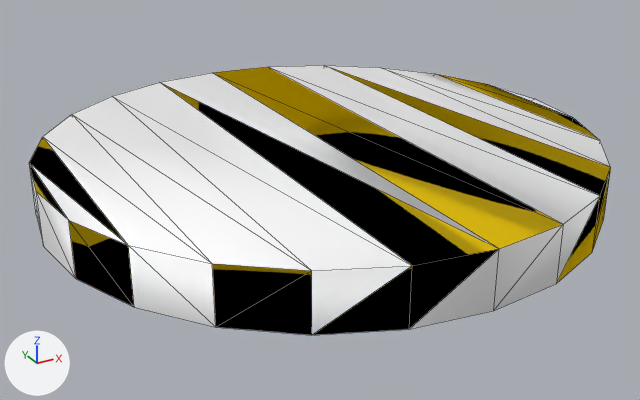
One commit to the OBJ model models/Box/100247/textured_objs/original-96.obj: the scene before it, then after it.
Camera for both pictures: a 50 mm lens placed at (0.4722, -0.2415, -0.4282), pointed at (0.525, -0.1454, -0.4762). Arrows for +X, +Y and +Z are at lower left; the lights stay in place. Mesh edges are drawn as thin lines. Where no turn or scale is listed for an object, it has been applied to the vertices.

The older version as bpy lines, for what is in view:
```python
me_mesh12_mesh12_geometry_mesh12_geometry = bpy.data.meshes.new('mesh12/mesh12-geometry#mesh12-geometry')
me_mesh12_mesh12_geometry_mesh12_geometry.from_pydata(...)  # 48 vertices, 92 faces; spans x 0.4888..0.563, y -0.1808..-0.1066, z -0.4753..-0.4682
# faces by material slot: [39, 53]
me_mesh12_mesh12_geometry_mesh12_geometry.materials.append(mat_material_0_0)  # yellow #ffe000
me_mesh12_mesh12_geometry_mesh12_geometry.materials.append(mat_material_1_0)  # white #ffffff
ob_mesh12_mesh12_geometry_mesh12_geometry = bpy.data.objects.new('mesh12/mesh12-geometry#mesh12-geometry', me_mesh12_mesh12_geometry_mesh12_geometry)
ob_mesh12_mesh12_geometry_mesh12_geometry.location = (0.0, 0.0, 0.0)
```
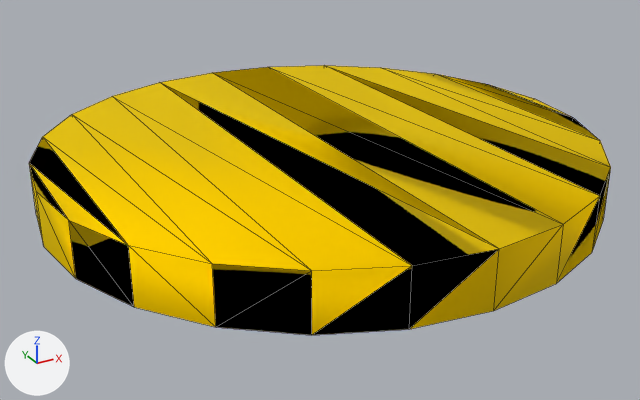
What differs and where, as boxes (x1, y1, x2, y2) in the pictures (640 x 400 px):
```json
{"part": 1, "of": "me_mesh12_mesh12_geometry_mesh12_geometry", "change": "recoloured", "before": [29, 65, 611, 335], "after": [29, 65, 611, 335], "on screen": "white to yellow"}
```

The change, as JSON lines over the scene's bpy script:
```json
{"block": "me_mesh12_mesh12_geometry_mesh12_geometry", "where": "me_mesh12_mesh12_geometry_mesh12_geometry.from_pydata(...)  # 48 vertices, 92 faces; spans x 0.4888..0.563, y -0.1808..-0.1066, z -0.4753..-0.4682"}
{"block": "me_mesh12_mesh12_geometry_mesh12_geometry", "where": "# used by ob_mesh12_mesh12_geometry_mesh12_geometry; location = (0.0, 0.0, 0.0)"}
{"block": "me_mesh12_mesh12_geometry_mesh12_geometry", "change": "me_mesh12_mesh12_geometry_mesh12_geometry part 1: all 53 faces that had it switch from mat_material_1_0 (white #ffffff) to mat_material_0_0 (yellow #ffe000)"}
```
